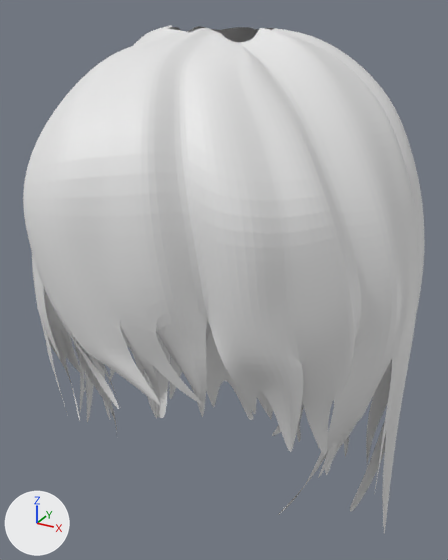
The Blender file Zhonja.blend, before and after one commit.
One viewpoint serves both versions: a 50 mm camera at (0.392, -0.45, 1.667) aimed at (-0.028, 0.314, 1.285). Every picture has the same lights, and +X, +Y and +Z are marked at lower left.
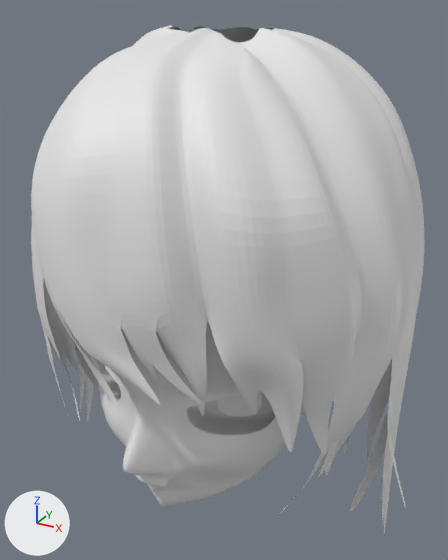
Where the change shows, as pixel boxes (x1, y1, x2, y2) in the pictures (448 x 560 px; the box of a moved part takes in the faces that stretch with it):
```json
{"object": "Plane.001", "change": "reshaped", "before": [23, 25, 425, 534], "after": [31, 25, 425, 534]}
{"object": "Plane", "change": "shown", "after": [99, 323, 306, 507]}
{"part": 1, "of": "me_plane_001", "change": "moved or reshaped", "before": [23, 62, 255, 365], "after": [31, 62, 256, 365]}
{"part": 2, "of": "me_plane_001", "change": "moved or reshaped", "before": [84, 323, 392, 527], "after": [87, 352, 406, 521]}
```

The change, as JSON lines over the scene's bpy script:
```json
{"block": "me_plane_001", "where": "# used by ob_plane_001; location = (0.419, 0.452, 0.728); rotation_euler = (1.571, 0.0, 0.0), in degrees (90, 0, 0)"}
{"op": "remove", "block": "me_plane_001", "code": "me_plane_001.from_pydata(...)  # 936 vertices, 754 faces; spans x -0.753..-0.15, y 0.137..0.919, z -0.138..0.48"}
{"op": "add", "block": "me_plane_001", "code": "me_plane_001.from_pydata(...)  # 988 vertices, 777 faces; spans x -0.741..-0.122, y 0.153..0.919, z -0.184..0.478"}
{"block": "me_plane_001", "change": "me_plane_001 part 1"}
{"block": "me_plane_001", "change": "8 vertices in x -0.551..-0.309, y 0.654..0.858, z 0.355..0.479 move by (0.0, 0.0, -0.001)"}
{"block": "me_plane_001", "change": "7 vertices in x -0.518..-0.374, y 0.714..0.858, z 0.4..0.464 move by (0.0, 0.0, -0.007)"}
{"block": "me_plane_001", "change": "4 vertices in x -0.513..-0.381, y 0.772..0.8, z 0.447..0.465 move by (0.0, 0.0, -0.013)"}
{"block": "me_plane_001", "change": "3 vertices in x -0.513..-0.347, y 0.753..0.853, z 0.402..0.406 move by (0.0, 0.0, -0.006)"}
{"block": "me_plane_001", "change": "3 vertices in x -0.509..-0.344, y 0.716..0.86, z 0.393..0.449 move by (0.0, 0.0, -0.004)"}
{"block": "me_plane_001", "change": "3 vertices in x -0.501..-0.445, y 0.722..0.845, z 0.422..0.48 move by (0.0, 0.0, -0.008)"}
{"block": "me_plane_001", "change": "11 vertices move from x -0.546..-0.357, y 0.658..0.825, z 0.371..0.476 to x -0.546..-0.357, y 0.658..0.825, z 0.369..0.472"}
{"block": "me_plane_001", "change": "me_plane_001 part 2"}
{"block": "me_plane_001", "change": "4 vertices are removed from x -0.585..-0.431, y 0.152..0.221, z -0.138..-0.014"}
{"block": "me_plane_001", "change": "8 faces are deleted"}
{"block": "me_plane_001", "change": "5 vertices in x -0.52..-0.483, y 0.161..0.285, z -0.059..-0.03 move by (0.004, -0.008, 0.0)"}
{"block": "me_plane_001", "change": "3 vertices in x -0.68..-0.283, y 0.433..0.44, z 0.0..0.185 move by (0.001, 0.001, 0.0)"}
{"block": "me_plane_001", "change": "3 vertices in x -0.583..-0.177, y 0.325..0.475, z 0.014..0.118 move by (0.0, 0.001, 0.0)"}
{"block": "me_plane_001", "change": "3 vertices in x -0.172, y 0.473..0.477, z 0.091..0.133 move by (-0.001, 0.002, 0.0)"}
{"block": "me_plane_001", "change": "3 vertices in x -0.172, y 0.323..0.325, z 0.107..0.136 move by (-0.003, 0.013, 0.0)"}
{"block": "me_plane_001", "change": "115 vertices move from x -0.753..-0.158, y 0.137..0.51, z -0.13..0.234 to x -0.741..-0.122, y 0.153..0.514, z -0.146..0.234"}
{"block": "me_plane_001", "change": "11 vertices are added at x -0.585..-0.388, y 0.178..0.36, z -0.154..-0.026"}
{"block": "me_plane_001", "change": "9 new faces join them"}
{"op": "remove", "block": "ob_plane", "code": "ob_plane.hide_set(True)  # its collection is switched off"}
```
